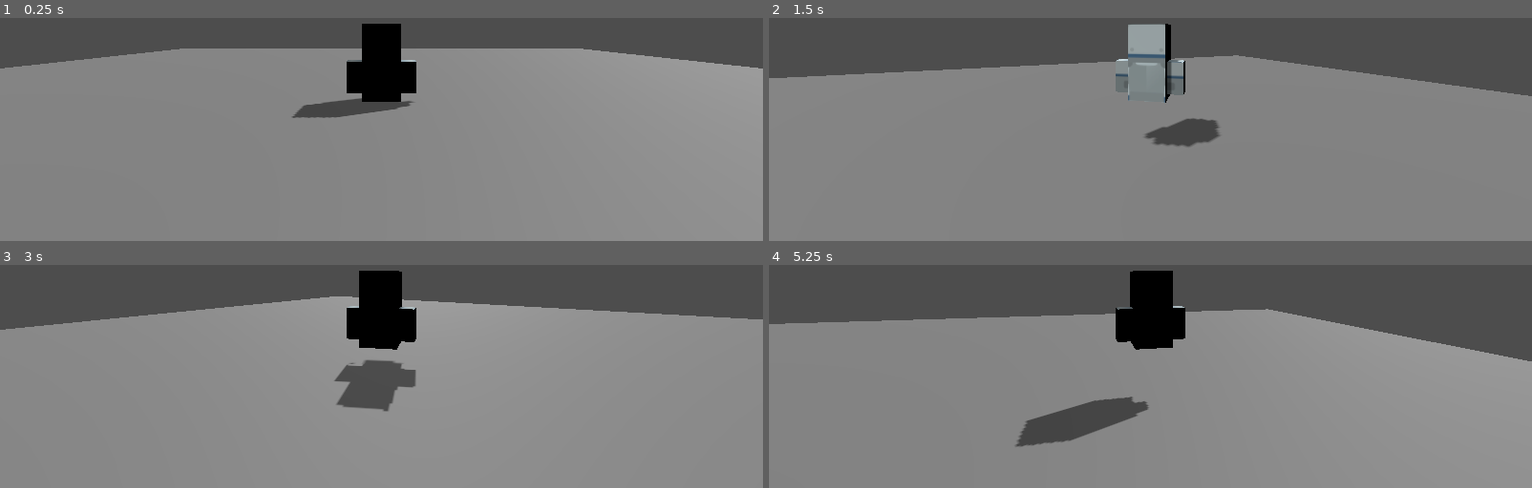
Above: before the commit, frames 1-4 (two rows, left to right).
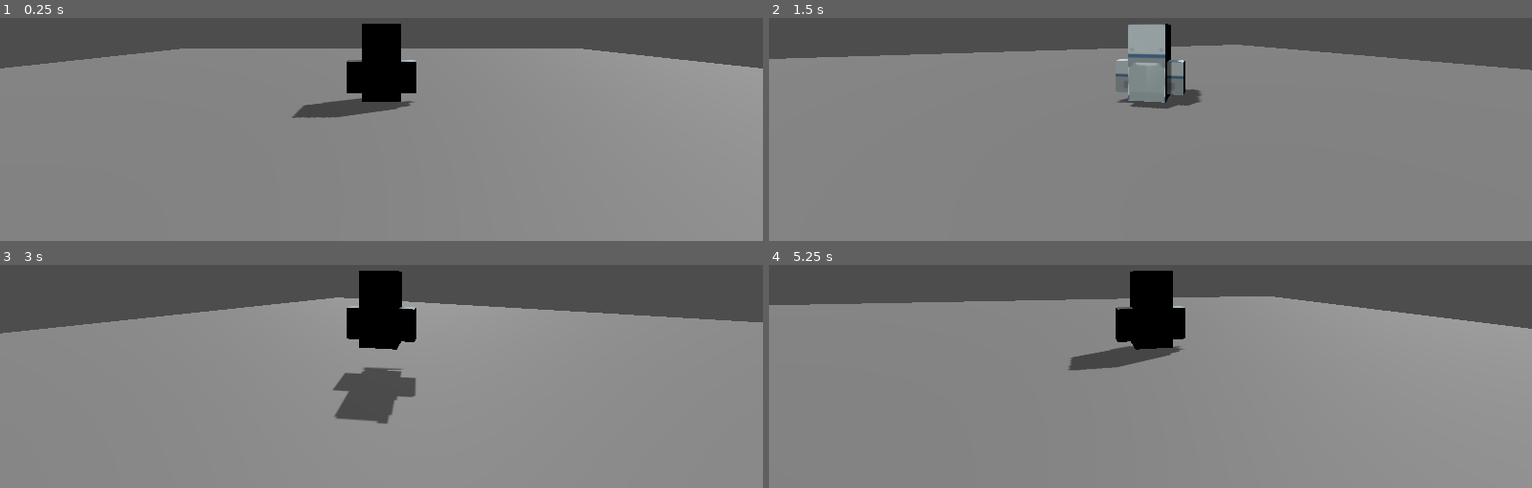
Above: after the commit, the same moments.

Repository: JaeMark/SwordswornCustodian
Game: Godot game, scene res://Maps/Castle.tscn
The game is run twice, just before and just after one commit, with the same random seed, the same clock (stepped at 60 frames per second) and the same inputs.
Inputs:
- Up to frame 1 (0.25 s): no input
- Up to frame 2 (1.5 s): tap Enter at 0.5 s; hold D (right) 0.53-1.28 s; tap Space (jump) at 0.6, 0.77, 1.07, 1.35 s; hold S (back) from 1.28 s (still down)
- Up to frame 3 (3 s): tap Space (jump) at 1.52, 1.82, 2.1, 2.85 s; release S (back) at 2.03 s; hold D (right) 2.03-2.78 s; hold W (forward) from 2.78 s (still down)
- Up to frame 4 (5.25 s): tap Space (jump) at 3.02, 3.32, 3.6, 3.77, 4.07, 4.35, 4.52, 4.82, 5.1 s; release W (forward) at 3.53 s; hold A (left) 3.53-5.03 s; hold S (back) from 5.03 s (still down)

The runs differ from the first frame. In frame 2, 8.3% of the frame differs, in the area x 0-100%, y 11-58%; in frame 3, 2.0%; in frame 4, 11%, in the area x 0-100%, y 14-82%.

Commit message:
Made jump snappier

Diff:
--- a/Scripts/PlayerController.gd
+++ b/Scripts/PlayerController.gd
@@ -1,12 +1,12 @@
 extends CharacterBody3D
 
-@export var speed : = 10.0
-@export var acceleration : = 4.0
-@export var jump_speed : = 8.0
-@export var rotation_speed : = 5.0
-@export var camera_lag : = 0.1 # Adjust this value to control the camera lag
+@export var speed = 10.0
+@export var acceleration = 4.0
+@export var jump_speed = 12.0
+@export var max_jump_height = 5.0
+@export var rotation_speed = 5.0
+@export var camera_lag = 0.1
 
-# Get the gravity from the project settings to be synced with RigidBody nodes.
 var gravity = ProjectSettings.get_setting("physics/3d/default_gravity")
 
 @onready var spring_arm = $SpringArm3D
@@ -14,23 +14,31 @@
 
 var target_rotation = 0.0
 var target_spring_rotation = 0.0
+var jump_start_height = 0.0
+var is_jumping = false
 
 func _physics_process(delta):
-	# Add the gravity.
-	if not is_on_floor():
-		velocity.y -= gravity * delta
-
-	# Handle Jump.
-	if Input.is_action_just_pressed("jump") and is_on_floor():
+	if not is_on_floor() and not is_jumping:
+		velocity.y -= gravity * jump_speed * delta
+	elif Input.is_action_just_pressed("jump"):
+		is_jumping = true
+		jump_start_height = global_transform.origin.y
 		velocity.y = jump_speed
 
-	# Handle rotation based on input.
+	if is_jumping and Input.is_action_just_released("jump"):
+		is_jumping = false
+
+	if is_jumping:
+		var jump_height = abs(global_transform.origin.y - jump_start_height)
+		if jump_height >= max_jump_height:
+			velocity.y = 0
+			is_jumping = false
+
 	var input_dir = Input.get_vector("left", "right", "forward", "back")
 
-	# Rotate the player left or right
 	if input_dir.x != 0:
-		model.rotation.y -= input_dir.x * rotation_speed * delta # <- Changed the sign here
-		target_spring_rotation -= input_dir.x * rotation_speed * delta # <- Changed the sign here
+		model.rotation.y -= input_dir.x * rotation_speed * delta
+		target_spring_rotation -= input_dir.x * rotation_speed * delta
 
 	spring_arm.rotation.y = lerp_angle(spring_arm.rotation.y, target_spring_rotation, camera_lag)
 
@@ -38,13 +46,10 @@
 	move_and_slide()
 
 func handle_movement_input(delta):
-	# Get the input direction and handle the movement/deceleration.
 	var input_dir = Input.get_vector("left", "right", "forward", "back")
 
-	# Calculate the movement direction based on player's rotation
 	var direction = Vector3(0, 0, 1).rotated(Vector3.UP, model.rotation.y)
 
-	# Adjust the velocity based on the input
 	var velocity_y = velocity.y;
 	velocity = lerp(velocity, direction * input_dir.y * speed, acceleration * delta)
 	velocity.y = velocity_y
